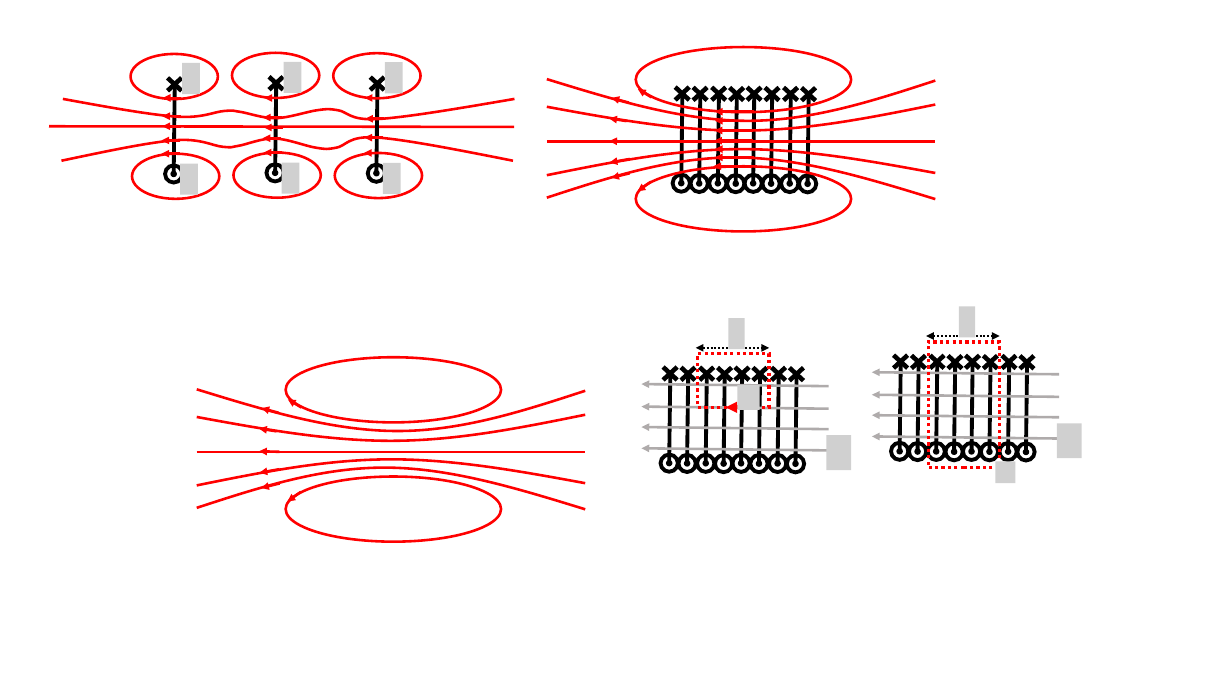
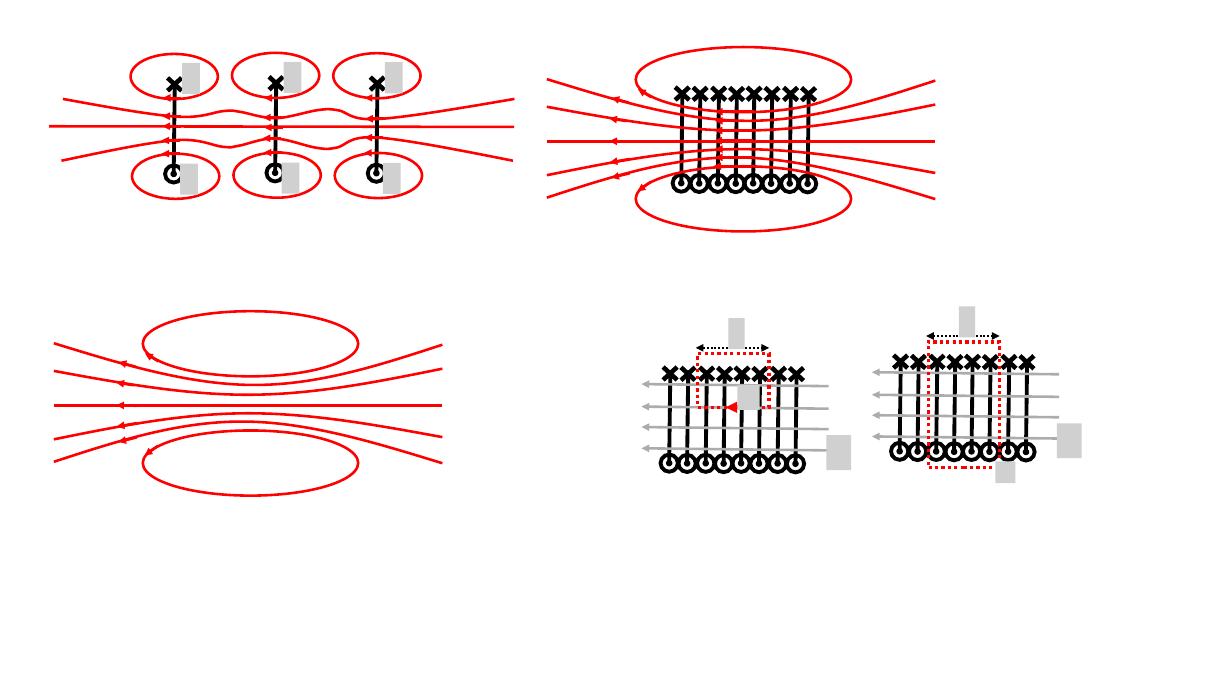
Before and after one commit to OSTP/PhysicsArtofModelling, a slide deck: slide 9 of tex/figures/MagneticSource/Figures.pptx. Drawn at 1232x693 pixels with LibreOffice and Linux fonts; fonts in the diff are those of the drawing; grey boxes stand for pictures; background and template pictures are left out. Boxes give left, top, right and bottom in pixels: in the first picture for what was removed or moved away, otherwise in the second. Text is boxed around its words. In the diff, an @@ line names an element or a change of style, - is before the commit and + after.

```diff
--- a/tex/figures/MagneticSource/Figures.pptx
+++ b/tex/figures/MagneticSource/Figures.pptx
@@ 7 arrows, 4 freeform shapes, 2 ellipses, 1 line: place and size @@
-7 arrows, 4 freeform shapes, 2 ellipses, 1 line at (197,358,585,543)
+7 arrows, 4 freeform shapes, 2 ellipses, 1 line at (54,311,443,496)
```
Also in this commit, not shown: 30 other files.
